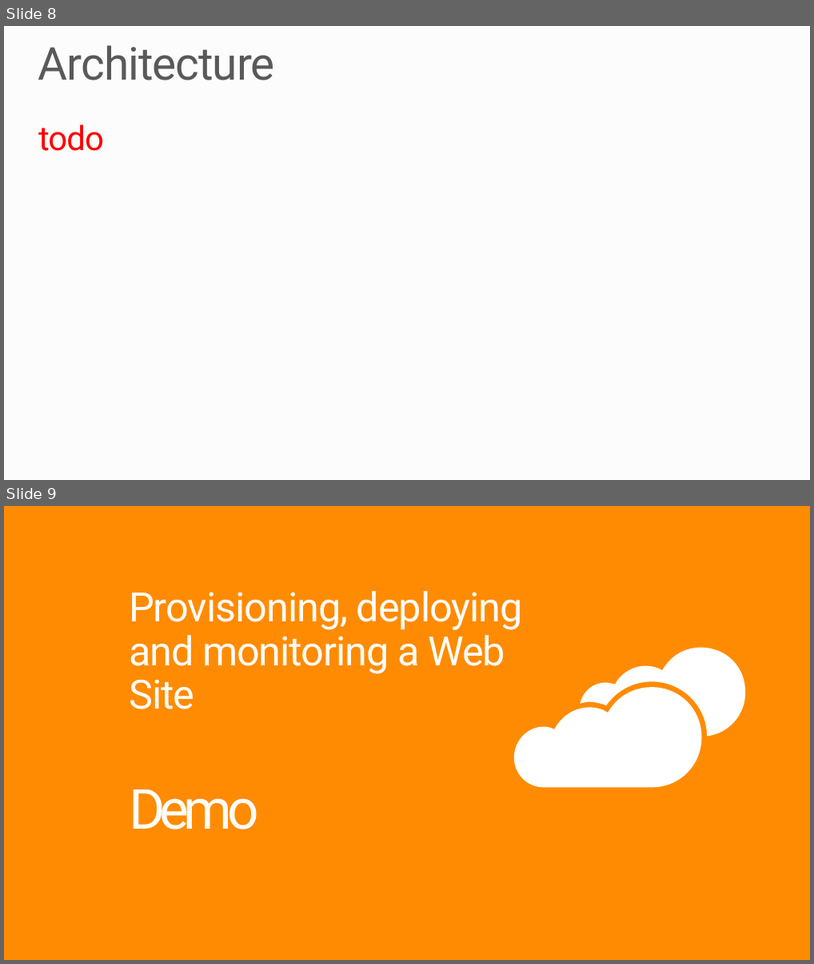
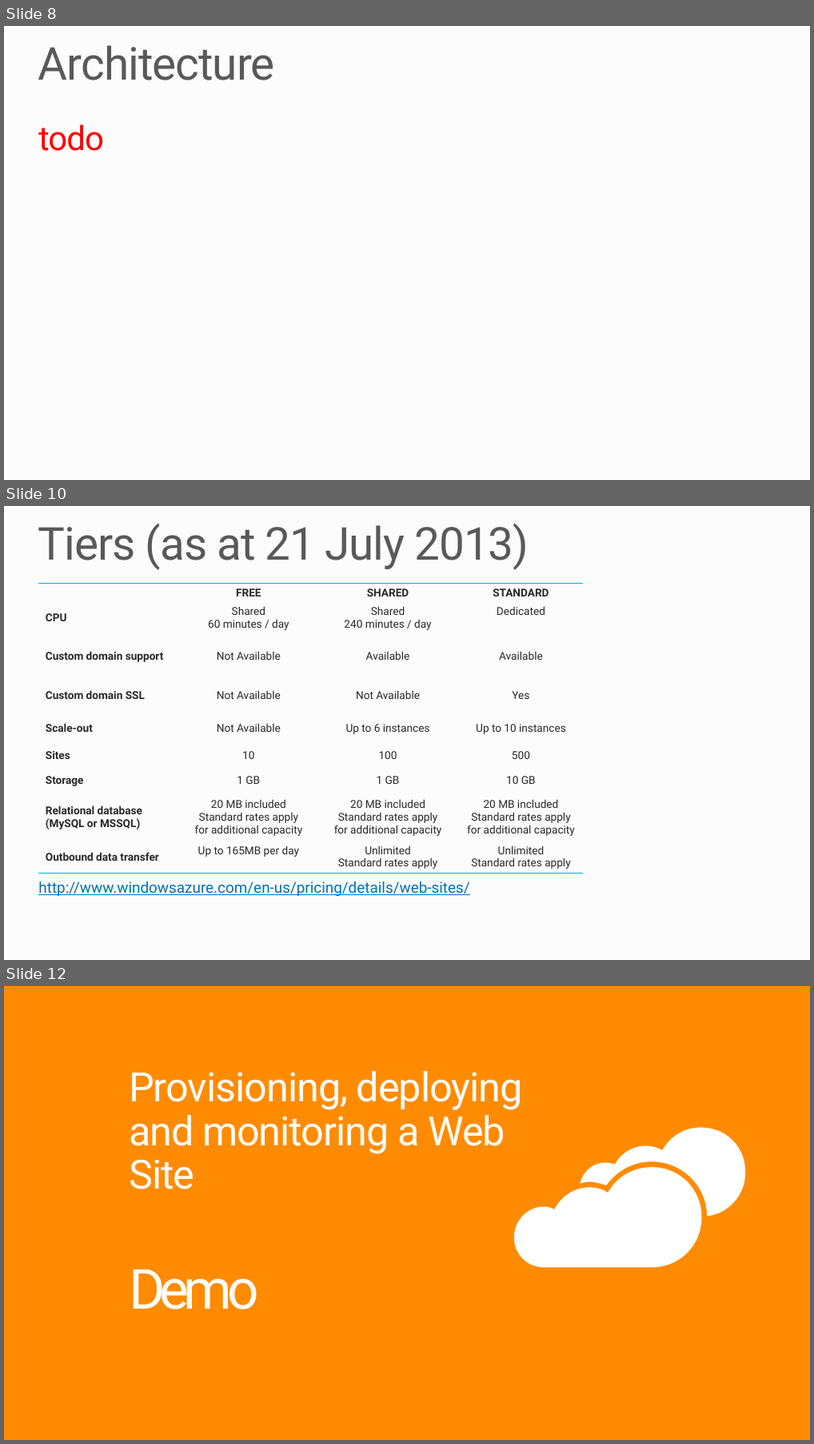
Before and after one commit to robdmoore/AzureWebAppsPresentation, a slide deck: Presentation.pptx. Shown one above the other, each under a label of ours: slides 8 and 9 before the commit, slides 8, 10 and 12 after it; the slides between them are not shown. The pictures are 814x964 and 814x1444 pixels, drawn with LibreOffice and Linux fonts; fonts in the diff are those of the drawing; background and template pictures are left out. Boxes give left, top, right and bottom in pixels: in the first picture for what was removed or moved away, otherwise in the second. Text is boxed around its words. In the diff, an @@ line names an element or a change of style, - is before the commit and + after.

```diff
--- a/Presentation.pptx
+++ b/Presentation.pptx
@@ slide 10 added at <box>4,506,810,960</box>, background #FCFCFC @@
@@ title added at <box>38,524,529,570</box>, 54 pt, text #595959 @@
+Tiers (as at 21 July 2013)
@@ table added at <box>38,583,583,874</box>, 9 rows, 4 columns @@
+ | FREE | SHARED | STANDARD
+CPU | Shared / 60 minutes / day | Shared / 240 minutes / day | Dedicated
+Custom domain support | Not Available | Available | Available
+Custom domain SSL | Not Available | Not Available | Yes
+Scale-out | Not Available | Up to 6 instances | Up to 10 instances
+Sites | 10 | 100 | 500
+Storage | 1 GB | 1 GB | 10 GB
+Relational database (MySQL or MSSQL) | 20 MB included Standard rates apply / for additional capacity | 20 MB included Standard rates apply / for additional capacity | 20 MB included Standard rates apply / for additional capacity
+Outbound data transfer | Up to 165MB per day | Unlimited / Standard rates apply | Unlimited / Standard rates apply
@@ text added at <box>38,880,470,896</box>, 18 pt, text #0071BC, underline @@
+http://www.windowsazure.com/en-us/pricing/details/web-sites/
@@ what was slide 9 is now slide 12 @@
```
Also in this commit, not shown: 17 slides changed, 13 other slides added, 3 slides removed.
